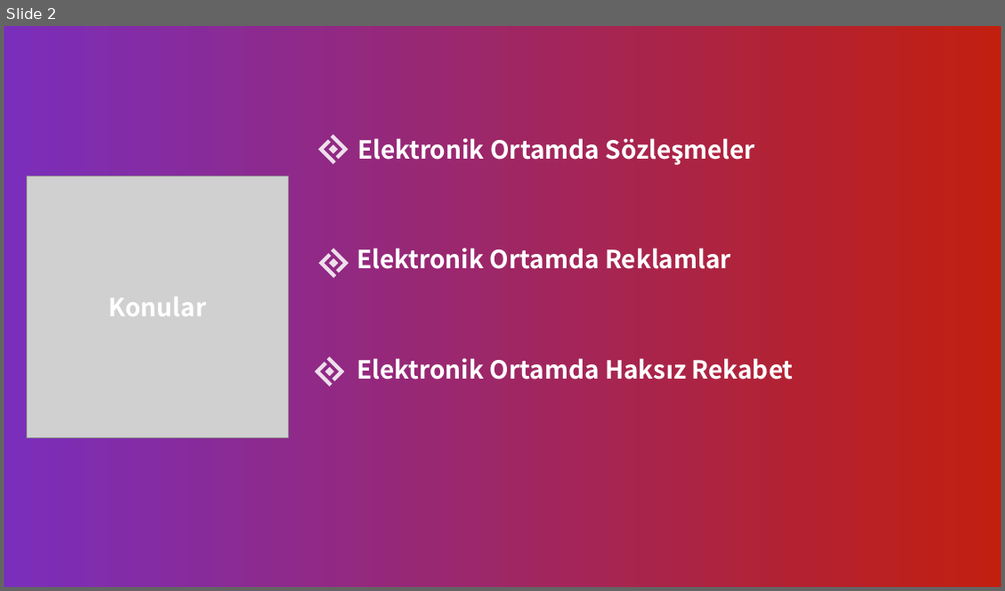
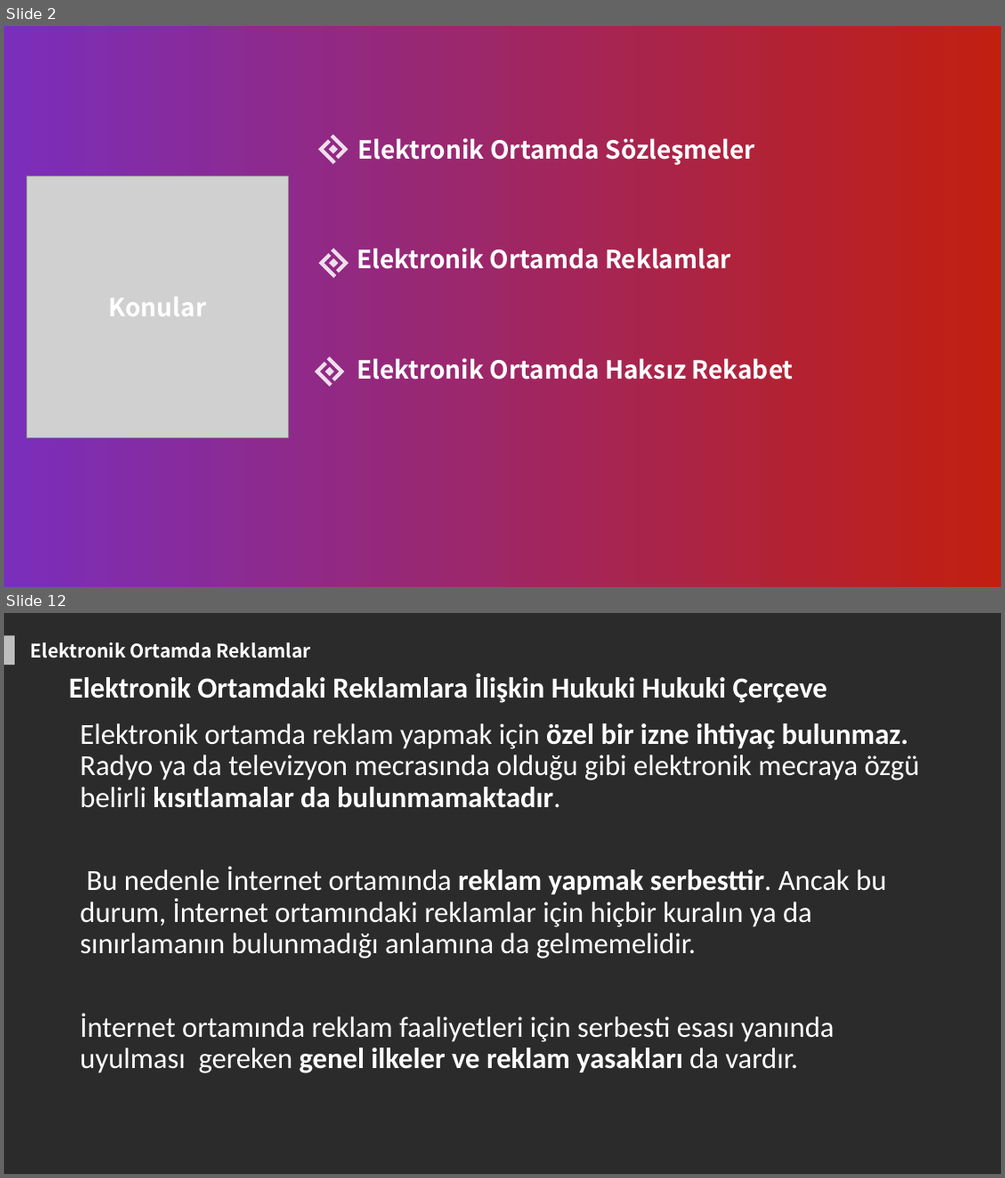
Before and after one commit to zafer-sn/MOS108-Bilisim-Hukuku, a slide deck: Hafta6/Hafta6.pptx. Shown one above the other, each under a label of ours: slide 2 before the commit, slides 2 and 12 after it; the slides between them are not shown. The pictures are 1005x591 and 1005x1178 pixels, drawn with LibreOffice and Linux fonts; fonts in the diff are those of the drawing; grey boxes stand for pictures; background and template pictures are left out; a plain dark background stands for a picture behind light text. Boxes give left, top, right and bottom in pixels: in the first picture for what was removed or moved away, otherwise in the second. Text is boxed around its words. In the diff, an @@ line names an element or a change of style, - is before the commit and + after.

```diff
--- a/Hafta6/Hafta6.pptx
+++ b/Hafta6/Hafta6.pptx
@@ slide 12 added at (4, 613, 1001, 1174), background picture (left out) @@
@@ rectangle added at (4, 635, 15, 665), fill #FFFFFF at 70% opacity @@
@@ text added at (31, 642, 311, 658), 18 pt, text #FFFFFF, bold @@
+Elektronik Ortamda Reklamlar
@@ text added at (69, 674, 827, 703), 28 pt, text #FFFFFF, bold @@
+Elektronik Ortamdaki Reklamlara İlişkin Hukuki Hukuki Çerçeve
@@ text added at (80, 723, 920, 1073), 28 pt, text #FFFFFF @@
+Elektronik ortamda reklam yapmak için özel bir izne ihtiyaç bulunmaz. Radyo ya da televizyon mecrasında olduğu gibi elektronik mecraya özgü belirli kısıtlamalar da bulunmamaktadır.
+Bu nedenle İnternet ortamında reklam yapmak serbesttir. Ancak bu durum, İnternet ortamındaki reklamlar için hiçbir kuralın ya da sınırlamanın bulunmadığı anlamına da gelmemelidir.
+İnternet ortamında reklam faaliyetleri için serbesti esası yanında uyulması gereken genel ilkeler ve reklam yasakları da vardır.
```
Also in this commit, not shown: 3 slides changed, 21 other slides added, 29 slides removed, 1 other file.
